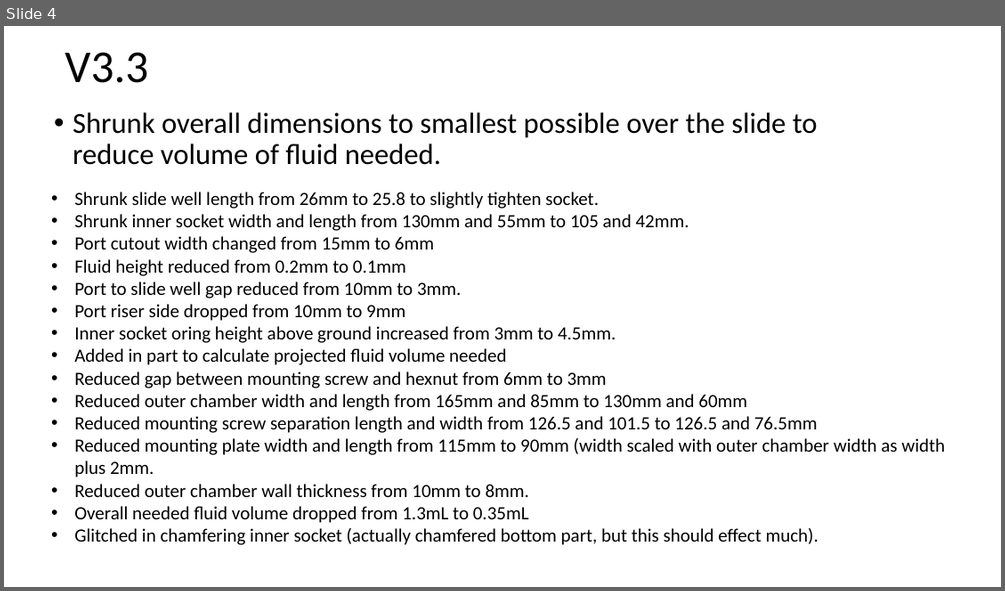
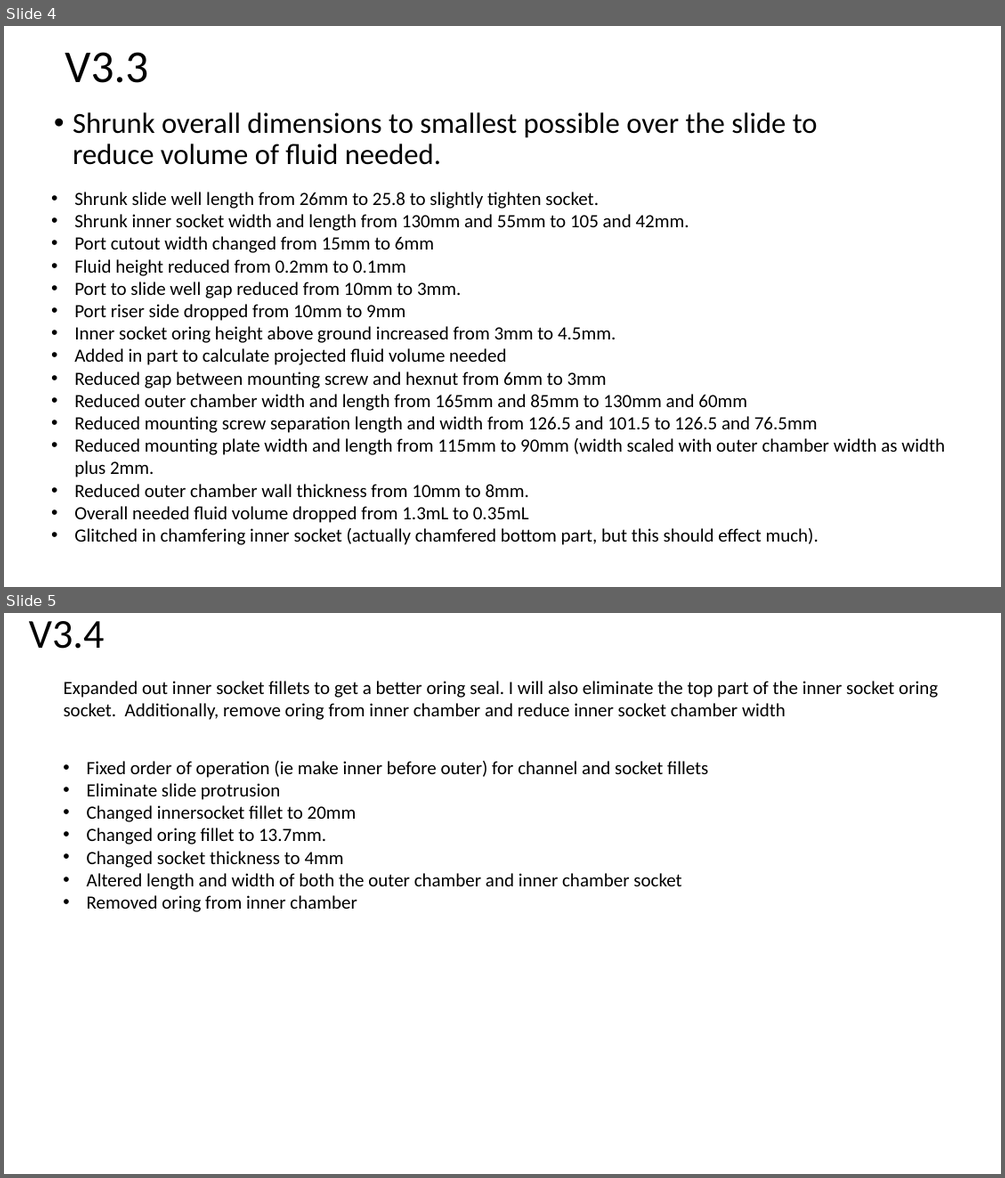
Before and after one commit to mdanderson03/SpectrePlex, a slide deck: 3D model/version logs and observations/Changelogs for Chamber for AutoCIF.pptx. Shown one above the other, each under a label of ours: slide 4 before the commit, slides 4 and 5 after it. The pictures are 1005x591 and 1005x1178 pixels, drawn with LibreOffice and Linux fonts; fonts in the diff are those of the drawing. Boxes give left, top, right and bottom in pixels: in the first picture for what was removed or moved away, otherwise in the second. Text is boxed around its words. In the diff, an @@ line names an element or a change of style, - is before the commit and + after.

Commit message:
documentation
made documentation in power points and minor tweaks to chamber

```diff
--- a/3D model/version logs and observations/Changelogs for Chamber for AutoCIF.pptx
+++ b/3D model/version logs and observations/Changelogs for Chamber for AutoCIF.pptx
@@ slide 5 added at box(4, 613, 1001, 1174), background #FFFFFF @@
@@ title added at box(29, 621, 105, 649), 39.6 pt, text #000000 @@
+V3.4
@@ text added at box(64, 681, 938, 720), 18 pt, text #000000 @@
+Expanded out inner socket fillets to get a better oring seal. I will also eliminate the top part of the inner socket oring socket. Additionally, remove oring from inner chamber and reduce inner socket chamber width
@@ text added at box(87, 761, 708, 912), 18 pt, text #000000 @@
+• Fixed order of operation (ie make inner before outer) for channel and socket fillets
+• Eliminate slide protrusion
+• Changed innersocket fillet to 20mm
+• Changed oring fillet to 13.7mm.
+• Changed socket thickness to 4mm
+• Altered length and width of both the outer chamber and inner chamber socket
+• Removed oring from inner chamber
```
Also in this commit, not shown: 9 other files.
